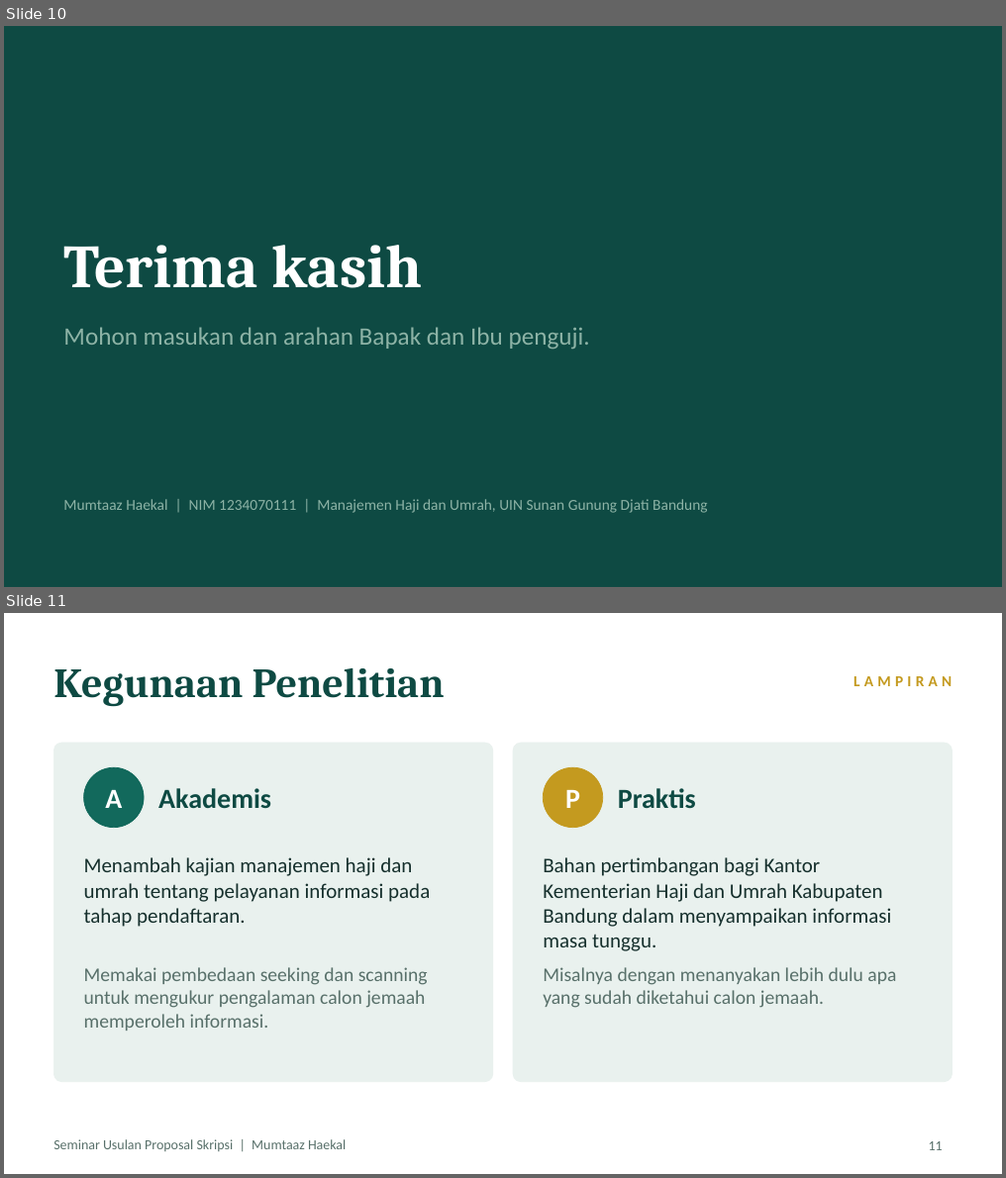
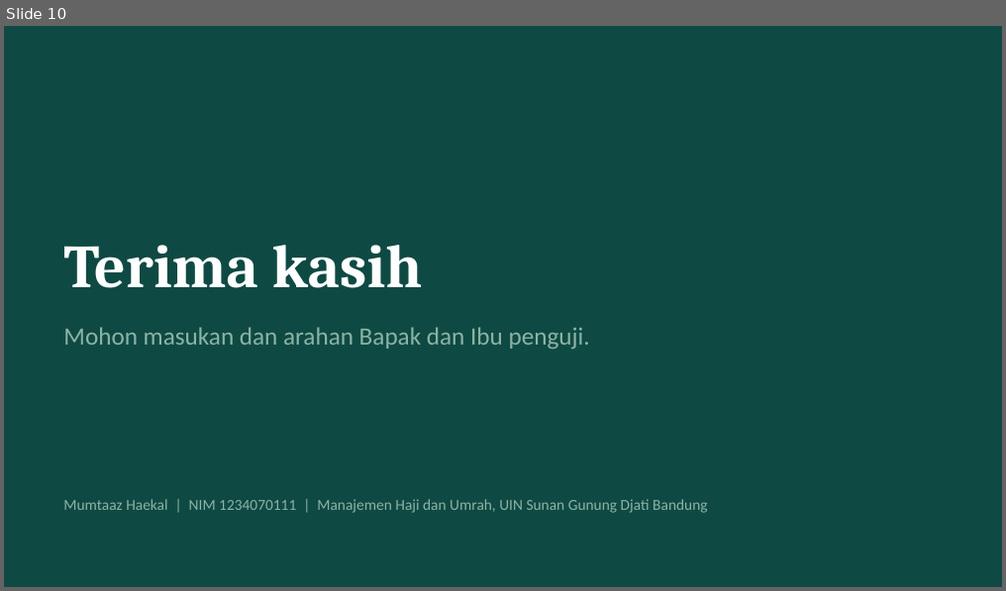
Before and after one commit to haikalmumtaz111-cyber/SEMPRO-TO-SKRIPSI, a slide deck: tema-2/output/presentasi-sempro.pptx. Shown one above the other, each under a label of ours: slides 10 and 11 before the commit, slide 10 after it. The pictures are 1006x1178 and 1006x591 pixels, drawn with LibreOffice and Linux fonts; fonts in the diff are those of the drawing. Boxes give left, top, right and bottom in pixels: in the first picture for what was removed or moved away, otherwise in the second. Text is boxed around its words. In the diff, an @@ line names an element or a change of style, - is before the commit and + after.

```diff
--- a/tema-2/output/presentasi-sempro.pptx
+++ b/tema-2/output/presentasi-sempro.pptx
@@ slide 11 removed at [4, 613, 1002, 1174], background #FFFFFF @@
@@ title removed at [54, 667, 445, 707] @@
-Kegunaan Penelitian
@@ text removed at [853, 676, 951, 686] @@
-LAMPIRAN
@@ rounded rectangle removed at [54, 743, 493, 1082] @@
@@ rounded rectangle removed at [513, 743, 952, 1082] @@
@@ ellipse removed at [84, 767, 144, 828] @@
@@ text removed at [105, 790, 122, 808] @@
-A
@@ text removed at [158, 788, 271, 808] @@
-Akademis
@@ ellipse removed at [543, 767, 603, 828] @@
@@ text removed at [565, 790, 580, 808] @@
-P
@@ text removed at [618, 788, 696, 808] @@
-Praktis
@@ text removed at [84, 858, 430, 927] @@
-Menambah kajian manajemen haji dan umrah tentang pelayanan informasi pada tahap pendaftaran.
@@ text removed at [543, 858, 891, 952] @@
-Bahan pertimbangan bagi Kantor Kementerian Haji dan Umrah Kabupaten Bandung dalam menyampaikan informasi masa tunggu.
@@ text removed at [84, 967, 428, 1031] @@
-Memakai pembedaan seeking dan scanning untuk mengukur pengalaman calon jemaah memperoleh informasi.
@@ text removed at [543, 967, 896, 1008] @@
-Misalnya dengan menanyakan lebih dulu apa yang sudah diketahui calon jemaah.
@@ text removed at [54, 1140, 346, 1152] @@
-Seminar Usulan Proposal Skripsi | Mumtaaz Haekal
@@ page number removed at [929, 1142, 943, 1151] @@
-11
```
Also in this commit, not shown: 4 other slides removed, 3 other files.
